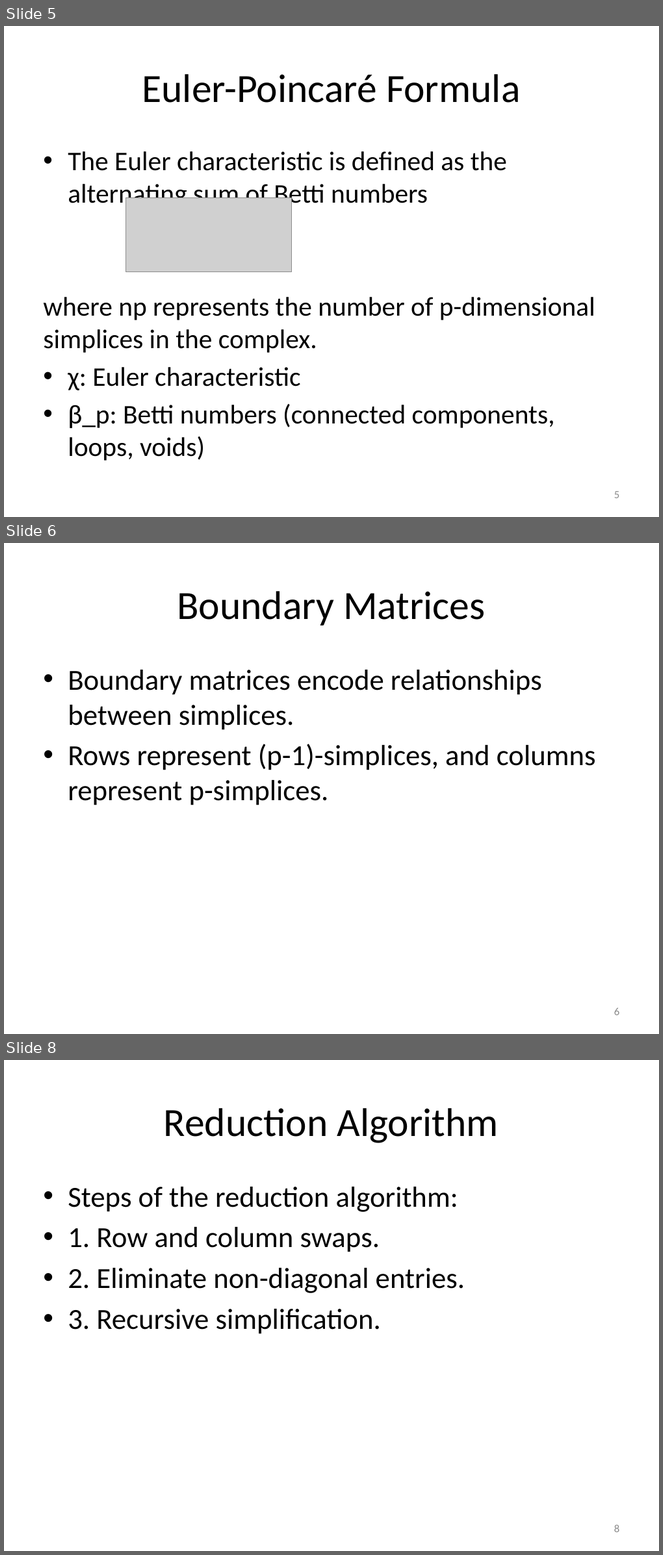
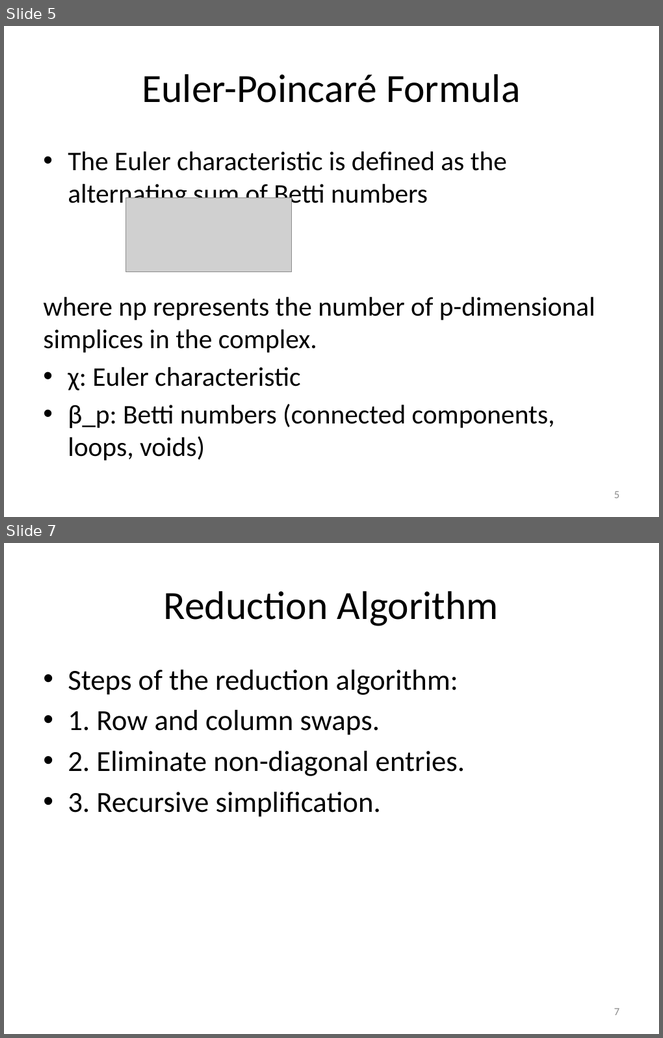
Before and after one commit to sahilkumar15/computational_topology, a slide deck: Matrix_Reduction_Presentation_Sahil.pptx. Shown one above the other, each under a label of ours: slides 5, 6 and 8 before the commit, slides 5 and 7 after it; the slides between them are not shown. The pictures are 663x1555 and 663x1038 pixels, drawn with LibreOffice and Linux fonts; fonts in the diff are those of the drawing; grey boxes stand for pictures. Boxes give left, top, right and bottom in pixels: in the first picture for what was removed or moved away, otherwise in the second. Text is boxed around its words. In the diff, an @@ line names an element or a change of style, - is before the commit and + after.

```diff
--- a/Matrix_Reduction_Presentation_Sahil.pptx
+++ b/Matrix_Reduction_Presentation_Sahil.pptx
@@ slide 6 removed at [4, 543, 659, 1034], background #FFFFFF @@
@@ title removed at [177, 591, 485, 626] @@
-Boundary Matrices
@@ text removed at [68, 670, 596, 806] @@
-• Boundary matrices encode relationships between simplices.
-• Rows represent (p-1)-simplices, and columns represent p-simplices.
@@ page number removed at [614, 1008, 620, 1016] @@
-6
@@ what was slide 8 is now slide 7 @@
@@ page number at [614, 1008, 620, 1016]: text changed @@
-8
+7
```
Also in this commit, not shown: 2 slides changed.
